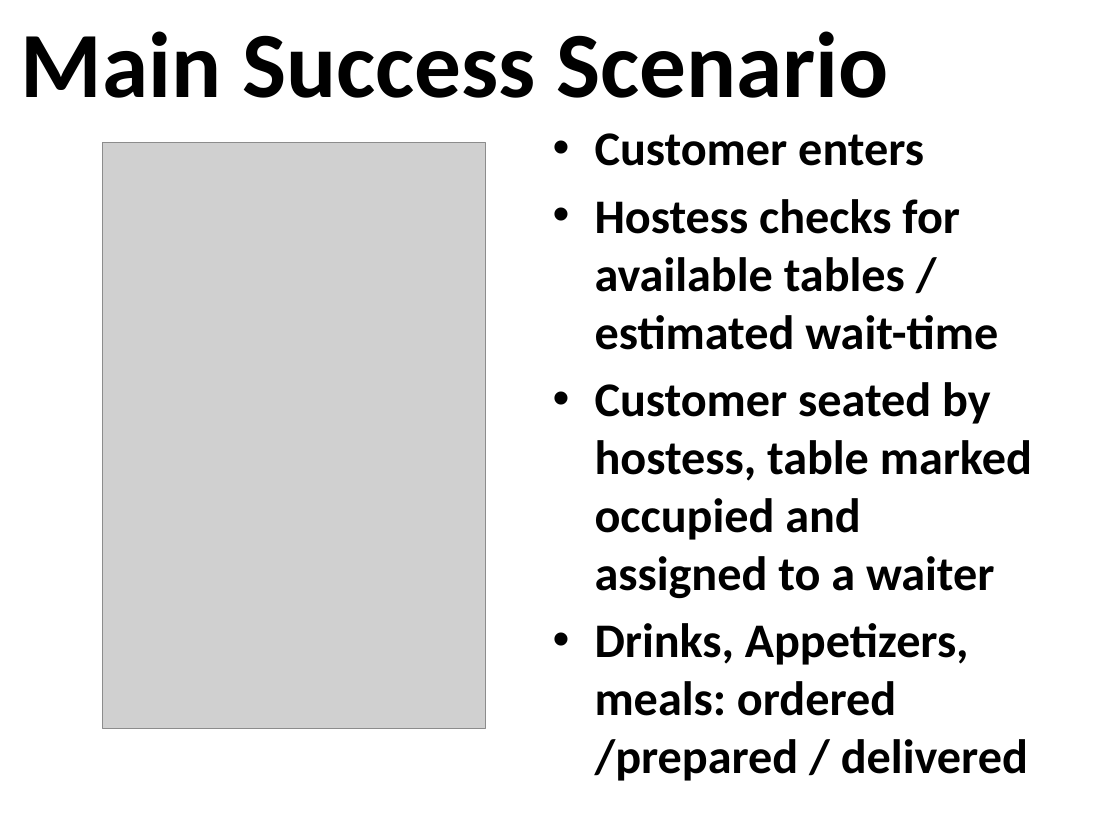
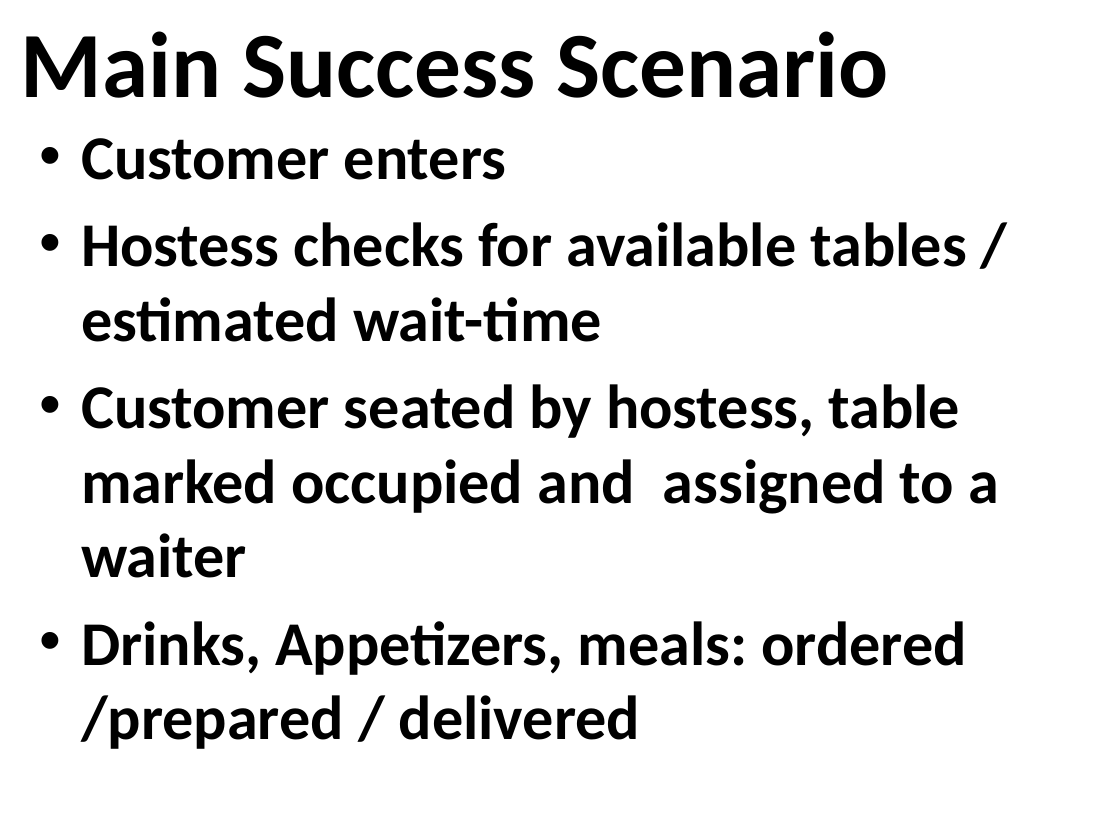
Before and after one commit to osmihi/Capstone, a slide deck: slide 14 of Project Documents/Group3_Presentation1_Capstone.pptx (slide 15 before the commit). Drawn at 1120x840 pixels with LibreOffice and Linux fonts; fonts in the diff are those of the drawing; grey boxes stand for pictures; background and template pictures are left out. Boxes give left, top, right and bottom in pixels: in the first picture for what was removed or moved away, otherwise in the second. Text is boxed around its words. In the diff, an @@ line names an element or a change of style, - is before the commit and + after.

```diff
--- a/Project Documents/Group3_Presentation1_Capstone.pptx
+++ b/Project Documents/Group3_Presentation1_Capstone.pptx
@@ text "Customer enters": place and size @@
-text "Customer enters" at (595, 133, 1032, 781)
+text "Customer enters" at (81, 138, 999, 749)
@@ text "Customer enters" at (81, 138, 999, 749): size 31 to 40 pt; more space between paragraphs @@
@@ picture removed at (103, 142, 486, 728) @@
```
Also in this commit, not shown: 3 other slides changed, 2 slides removed, 12 other files.
